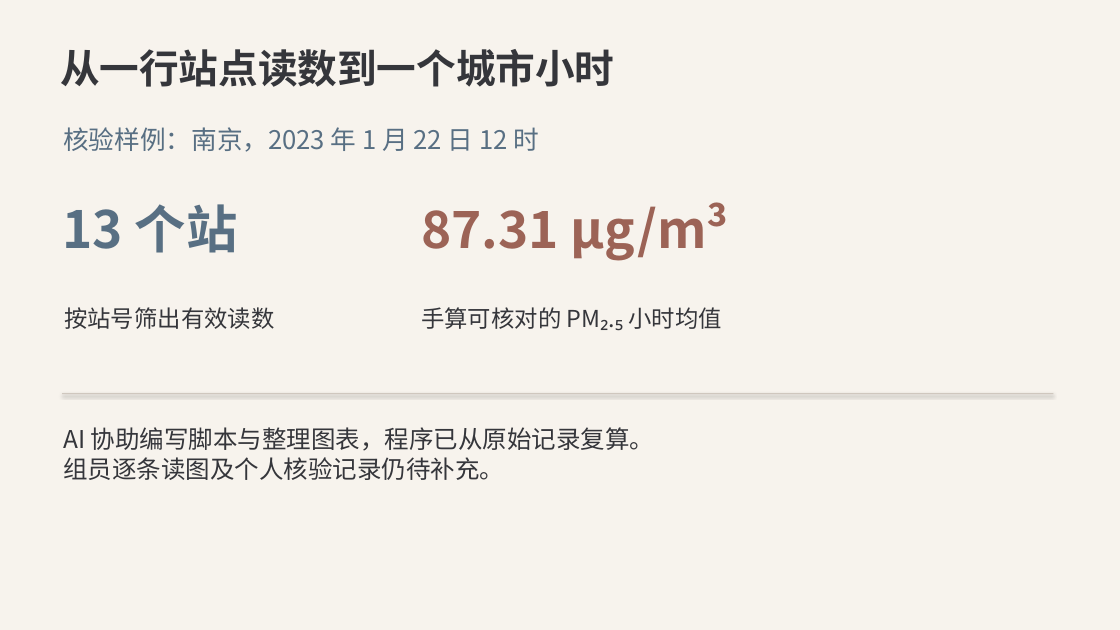
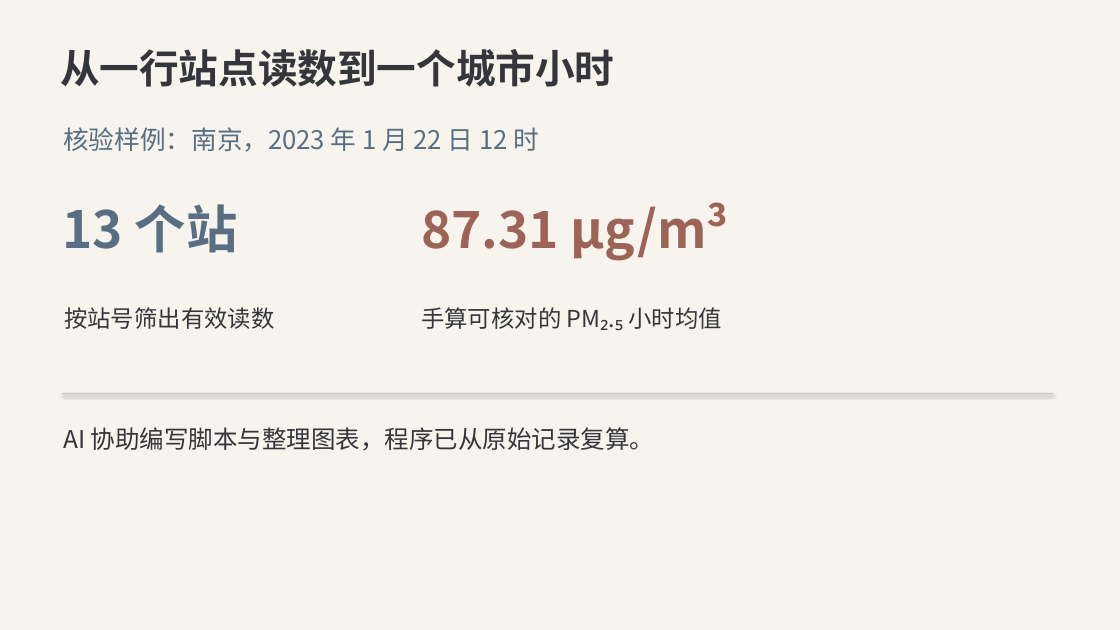
Before and after one commit to gxm-nju/china-air-pollution, a slide deck: slide 8 of docs/课堂展示.pptx (slide 7 before the commit). Drawn at 1120x630 pixels with LibreOffice and Linux fonts; fonts in the diff are those of the drawing. Boxes give left, top, right and bottom in pixels: in the first picture for what was removed or moved away, otherwise in the second. Text is boxed around its words. In the diff, an @@ line names an element or a change of style, - is before the commit and + after.

Commit message:
更新三年重污染结论、同钟点火点对照和数据规模核验

```diff
--- a/docs/课堂展示.pptx
+++ b/docs/课堂展示.pptx
@@ text at [63, 457, 504, 480]: paragraph removed @@
-组员逐条读图及个人核验记录仍待补充。
```
Also in this commit, not shown: 6 other slides changed, 1 slide added, 22 other files.
